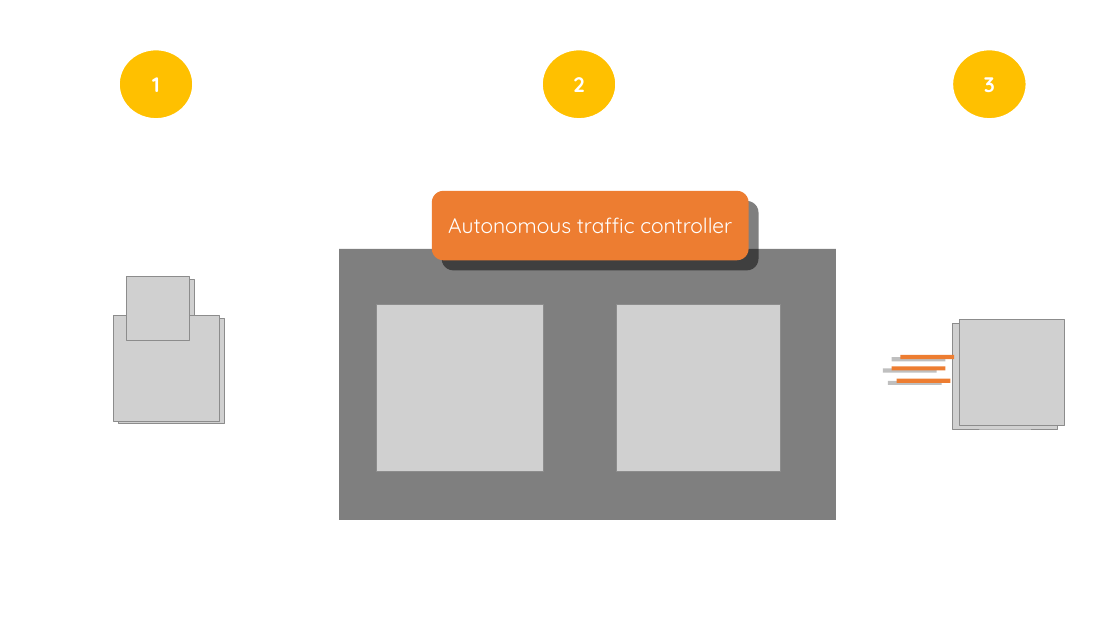
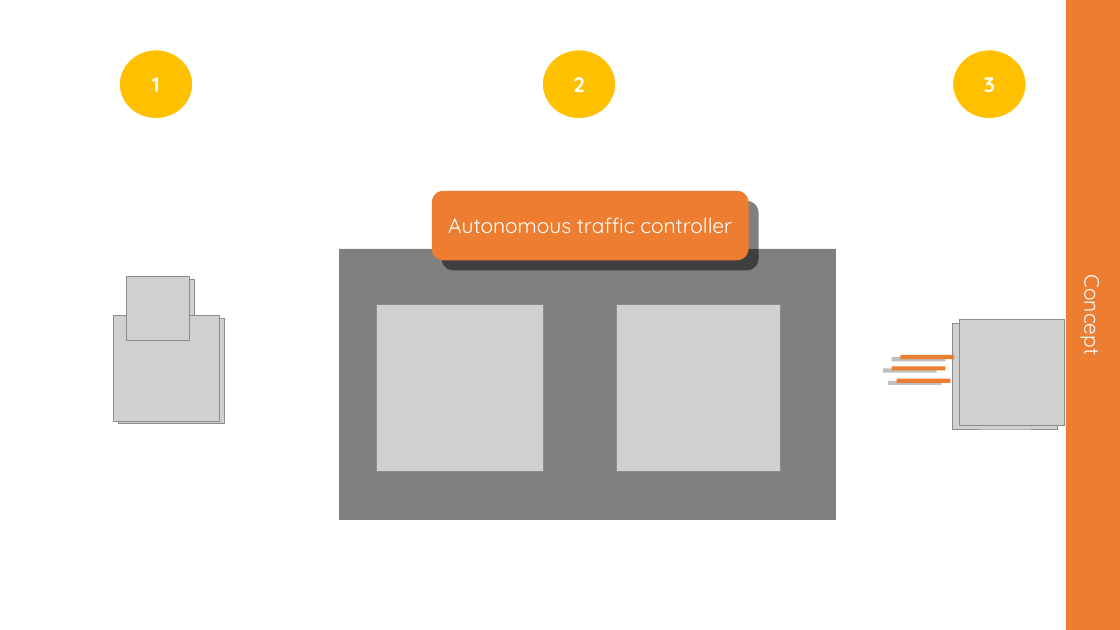
Before and after one commit to Embineer/Embineer, a slide deck: slide 4 of presentation/Autonomous traffic system presentation.pptx. Drawn at 1120x630 pixels with LibreOffice and Linux fonts; fonts in the diff are those of the drawing; grey boxes stand for pictures. Boxes give left, top, right and bottom in pixels: in the first picture for what was removed or moved away, otherwise in the second. Text is boxed around its words. In the diff, an @@ line names an element or a change of style, - is before the commit and + after.

```diff
--- a/presentation/Autonomous traffic system presentation.pptx
+++ b/presentation/Autonomous traffic system presentation.pptx
@@ rectangle added at (1066, 0, 1120, 630), fill #ED7D31, 18 pt, text #FFFFFF @@
+Concept
```
Also in this commit, not shown: 11 other slides changed, 2 slides added, 3 other files.
